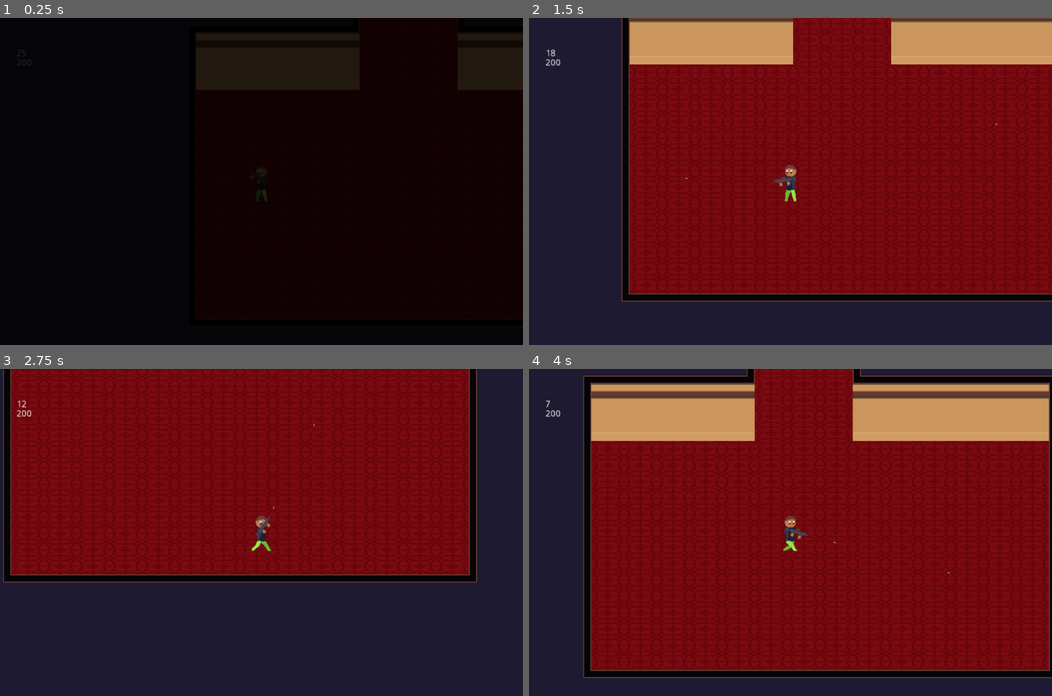
Above: before the commit, frames 1-4 (two rows, left to right).
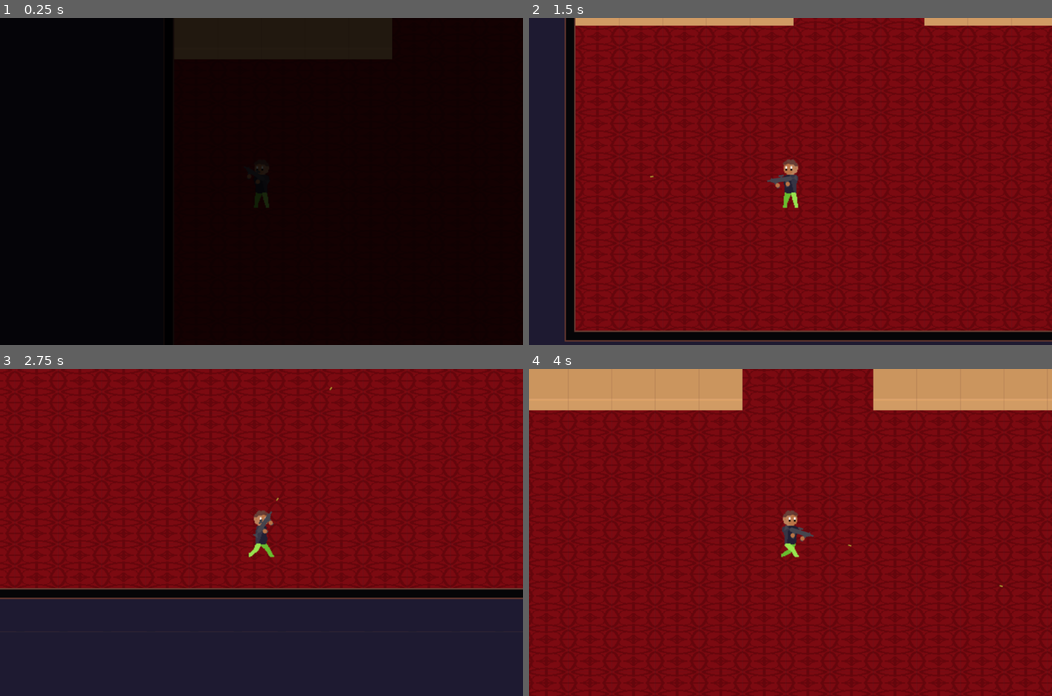
Above: after the commit, the same moments.

Repository: sirBamson/borlaier
Game: Godot game, scene res://Scenes/SceneController.tscn
Two runs of this game, one before a commit and one after it. Both use one fixed random seed, a clock stepped at 60 frames per second and the inputs below.
Inputs (mouse positions are in pixels of both pictures, inside the frame that each line leads up to):
- Up to frame 1 (0.25 s): no input
- Up to frame 2 (1.5 s): tap Enter (ui_accept) at 0.5, 0.77 s; move the mouse to (905, 165) at 0.52 s; hold Right (ui_right) 0.53-1.28 s; hold Space (fire) 0.53-1.28 s; move the mouse to (685, 197) at 1.27 s; hold Down (ui_down) from 1.28 s (still down); tap Space (fire) at 1.35 s
- Up to frame 3 (2.75 s): tap Enter (ui_accept) at 1.52 s; move the mouse to (313, 460) at 2.02 s; release Down (ui_down) at 2.03 s; hold Right (ui_right) from 2.03 s (still down); hold Space (fire) from 2.03 s (still down)
- Up to frame 4 (4 s): move the mouse to (764, 597) at 2.77 s; release Right (ui_right) at 2.78 s; release Space (fire) at 2.78 s; hold Up (ui_up) 2.78-3.53 s; tap Space (fire) at 2.85 s; tap Enter (ui_accept) at 3.02, 3.77 s; move the mouse to (947, 581) at 3.52 s; hold Left (ui_left) from 3.53 s (still down); hold Space (fire) from 3.53 s (still down)

The runs differ from the first frame. In frame 1, 2.0% of the frame differs, in the area x 3-100%, y 0-58%; in frame 2, 33%, in the area x 3-100%, y 0-99%; in frame 3, 16%; in frame 4, 32%.

Commit message:
Added music and flickering slot machine

Diff:
--- /dev/null
+++ b/Scenes/Assets/Slot_machine.tscn
@@ -0,0 +1,21 @@
+[gd_scene load_steps=5 format=2]
+
+[ext_resource path="res://Assets/slot_machine (kopia).png" type="Texture" id=1]
+[ext_resource path="res://Scripts/Slot_machine.gd" type="Script" id=2]
+[ext_resource path="res://Assets/slot_machine_inverted_sign (kopia).png" type="Texture" id=3]
+
+[sub_resource type="SpriteFrames" id=1]
+animations = [ {
+"frames": [ ExtResource( 1 ), ExtResource( 3 ) ],
+"loop": true,
+"name": "default",
+"speed": 5.0
+} ]
+
+[node name="Slot_machine" type="StaticBody2D"]
+collision_layer = 33
+script = ExtResource( 2 )
+
+[node name="AnimatedSprite" type="AnimatedSprite" parent="."]
+frames = SubResource( 1 )
+offset = Vector2( 0, -32 )
--- a/Scenes/Levels/Level1.tscn
+++ b/Scenes/Levels/Level1.tscn
@@ -1,11 +1,12 @@
-[gd_scene load_steps=31 format=2]
+[gd_scene load_steps=32 format=2]
 
 [ext_resource path="res://Assets/White_square.png" type="Texture" id=1]
 [ext_resource path="res://Assets/casino_tilemap_more_tiles.png" type="Texture" id=2]
 [ext_resource path="res://Scenes/Elevator/ElevatorDoor.tscn" type="PackedScene" id=3]
 [ext_resource path="res://Scenes/Player.tscn" type="PackedScene" id=4]
-[ext_resource path="res://Scenes/Plant.tscn" type="PackedScene" id=5]
-[ext_resource path="res://Scenes/Slot_machine.tscn" type="PackedScene" id=6]
+[ext_resource path="res://Scenes/Assets/Plant.tscn" type="PackedScene" id=5]
+[ext_resource path="res://Scenes/Assets/Slot_machine.tscn" type="PackedScene" id=6]
+[ext_resource path="res://Assets/Sounds/casino_ambiant1.wav" type="AudioStream" id=7]
 
 [sub_resource type="TileSet" id=1]
 0/name = "casino_tilemap_more_tiles.png 0"
@@ -575,6 +576,11 @@
 
 [node name="Level1" type="Node2D" groups=["Level"]]
 
+[node name="Ambiant" type="AudioStreamPlayer" parent="."]
+stream = ExtResource( 7 )
+volume_db = -28.0
+autoplay = true
+
 [node name="VoidLayer" type="CanvasLayer" parent="."]
 layer = -1
 
--- a/Scenes/Levels/LevelLobby.tscn
+++ b/Scenes/Levels/LevelLobby.tscn
@@ -576,7 +576,7 @@
 
 [node name="Ambiant" type="AudioStreamPlayer" parent="."]
 stream = ExtResource( 4 )
-volume_db = -25.0
+volume_db = -28.0
 autoplay = true
 
 [node name="VoidLayer" type="CanvasLayer" parent="."]
--- a/Scenes/Player.tscn
+++ b/Scenes/Player.tscn
@@ -237,6 +237,7 @@
 [node name="PlayerCamera" type="Camera2D" parent="."]
 position = Vector2( 0, -29.6 )
 current = true
+zoom = Vector2( 0.75, 0.75 )
 
 [node name="PlayerSprite" type="AnimatedSprite" parent="."]
 position = Vector2( 0, -29.6 )
--- a/Scenes/SceneController.tscn
+++ b/Scenes/SceneController.tscn
@@ -1,9 +1,15 @@
-[gd_scene load_steps=3 format=2]
+[gd_scene load_steps=4 format=2]
 
 [ext_resource path="res://Scenes/Transition.tscn" type="PackedScene" id=1]
 [ext_resource path="res://Scripts/SceneController.gd" type="Script" id=2]
+[ext_resource path="res://Assets/Sounds/60 min mix of royalty free Vintage Jazz.mp3" type="AudioStream" id=3]
 
 [node name="SceneController" type="Node"]
 script = ExtResource( 2 )
 
 [node name="Transition" parent="." instance=ExtResource( 1 )]
+
+[node name="AudioStreamPlayer" type="AudioStreamPlayer" parent="."]
+stream = ExtResource( 3 )
+volume_db = -21.81
+autoplay = true
--- a/Scenes/Slot_machine.tscn
+++ /dev/null
@@ -1,10 +0,0 @@
-[gd_scene load_steps=2 format=2]
-
-[ext_resource path="res://Assets/slot_machine (kopia).png" type="Texture" id=1]
-
-[node name="Slot_machine" type="StaticBody2D"]
-collision_layer = 33
-
-[node name="Sprite" type="Sprite" parent="."]
-texture = ExtResource( 1 )
-offset = Vector2( 0, -23 )
--- a/Scripts/Gun.gd
+++ b/Scripts/Gun.gd
@@ -40,7 +40,7 @@
 		bullet_instance.global_position = $BulletSpawn.global_position
 		bullet_instance.rotation = rotation
 		bullet_instance.apply_impulse(Vector2(), Vector2(bullet_speed, 0).rotated(rotation))
-		get_node("/root/SceneController").get_child(1).add_child(bullet_instance)
+		get_node("/root/SceneController").get_child(2).add_child(bullet_instance)
 
 		# Regulates rate of fire
 		can_fire = false
--- /dev/null
+++ b/Scripts/Slot_machine.gd
@@ -0,0 +1,4 @@
+extends StaticBody2D
+
+func _ready() -> void:
+	$AnimatedSprite.play("default")
Not shown, added: Assets/Sounds/60 min mix of royalty free Vintage Jazz.mp3.import
Binary file added: Assets/slot_machine_inverted_sign (kopia).png
Not shown, added: Assets/slot_machine_inverted_sign (kopia).png.import
Not shown, added: Scenes/60 min mix of royalty free Vintage Jazz.mp3.import
Renamed: Scenes/Plant.tscn -> Scenes/Assets/Plant.tscn
Not shown, changed: .DS_Store
Not shown, added: Assets/.DS_Store
Not shown, added: Assets/Sounds/.DS_Store
Not shown, added: Assets/Sounds/60 min mix of royalty free Vintage Jazz.mp3
Not shown, changed: Scenes/.DS_Store
Not shown, added: Scenes/60 min mix of royalty free Vintage Jazz.mp3
Not shown, added: Scenes/Assets/.DS_Store
